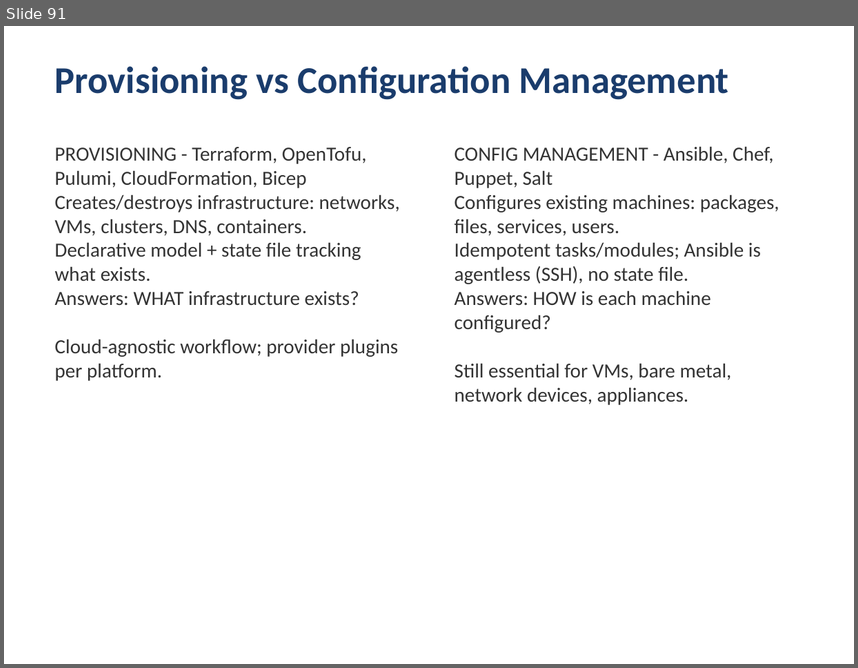
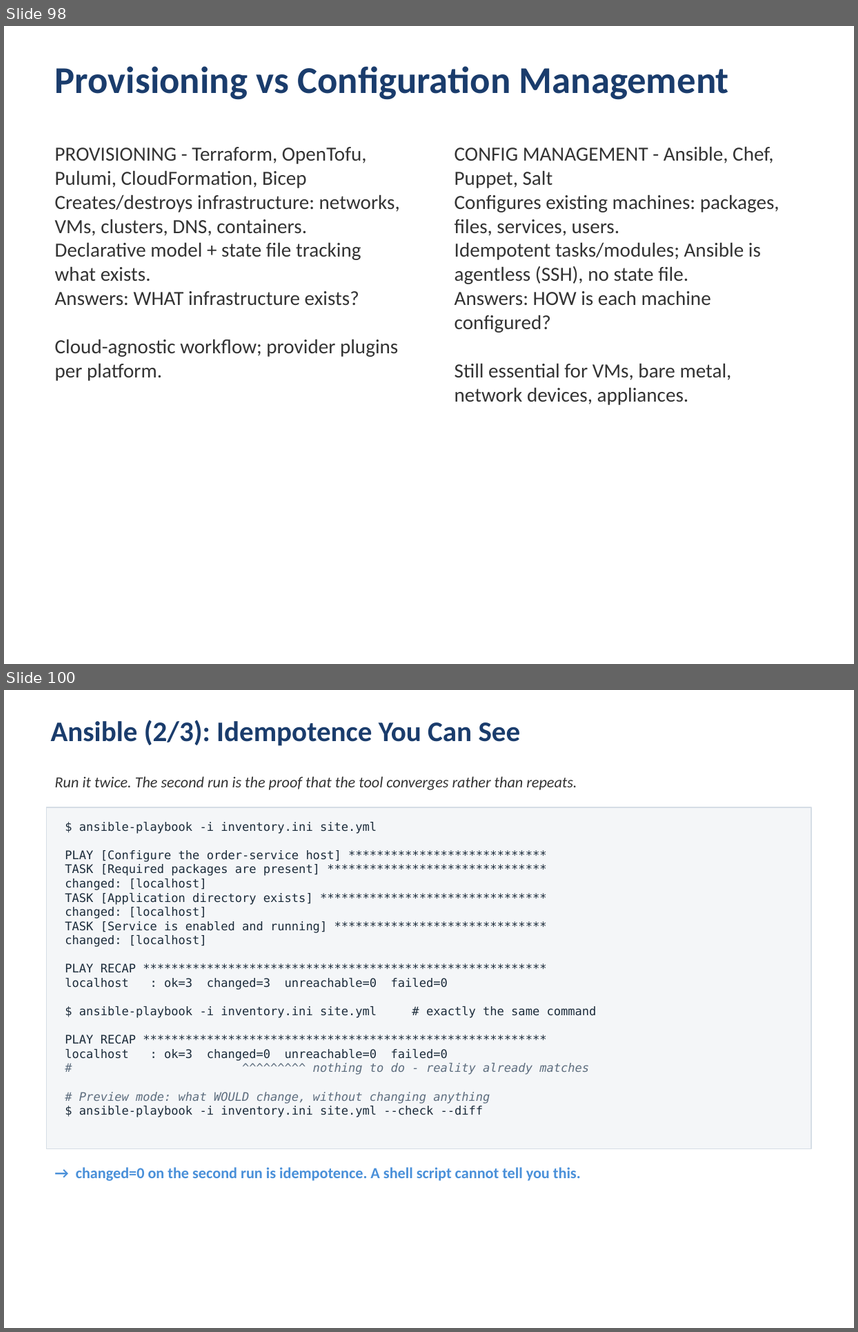
Before and after one commit to kumbulanit/devopsplaformngr, a slide deck: slides/DevOps-PlatformEngineering-Day1.pptx. Shown one above the other, each under a label of ours: slide 91 before the commit, slides 98 and 100 after it; the slides between them are not shown. The pictures are 858x668 and 858x1332 pixels, drawn with LibreOffice and Linux fonts; fonts in the diff are those of the drawing. Boxes give left, top, right and bottom in pixels: in the first picture for what was removed or moved away, otherwise in the second. Text is boxed around its words. In the diff, an @@ line names an element or a change of style, - is before the commit and + after.

```diff
--- a/slides/DevOps-PlatformEngineering-Day1.pptx
+++ b/slides/DevOps-PlatformEngineering-Day1.pptx
@@ slide 100 added at box(4, 690, 854, 1328), background #FFFFFF @@
@@ text added at box(51, 720, 521, 746), 24 pt, text #1A3C6C, bold @@
+Ansible (2/3): Idempotence You Can See
@@ text added at box(55, 776, 577, 790), 13 pt, text #333333, italic @@
+Run it twice. The second run is the proof that the tool converges rather than repeats.
@@ rectangle added at box(47, 807, 811, 1148), fill #F4F6F8, outline #D5DDE5 1 pt @@
@@ text added at box(65, 822, 597, 1117), 10 pt, text #1B2B3A @@
+$ ansible-playbook -i inventory.ini site.yml
+PLAY [Configure the order-service host] ****************************
+TASK [Required packages are present] *******************************
+changed: [localhost]
+TASK [Application directory exists] ********************************
+changed: [localhost]
+TASK [Service is enabled and running] ******************************
+changed: [localhost]
+PLAY RECAP *********************************************************
+localhost : ok=3 changed=3 unreachable=0 failed=0
+$ ansible-playbook -i inventory.ini site.yml # exactly the same command
+PLAY RECAP *********************************************************
+localhost : ok=3 changed=0 unreachable=0 failed=0
+# ^^^^^^^^^ nothing to do - reality already matches
+# Preview mode: what WOULD change, without changing anything
+$ ansible-playbook -i inventory.ini site.yml --check --diff
@@ text added at box(76, 1167, 581, 1181), 13 pt, text #4A90D9, bold @@
+→ changed=0 on the second run is idempotence. A shell script cannot tell you this.
@@ what was slide 91 is now slide 98 @@
```
Also in this commit, not shown: 16 other slides added, 1 other file.
